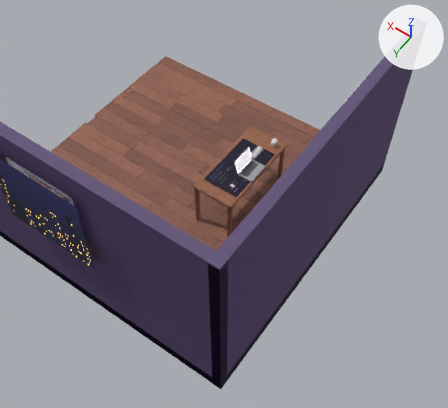
The Blender file assets/blender/room.blend as it was, and as the next commit left it.
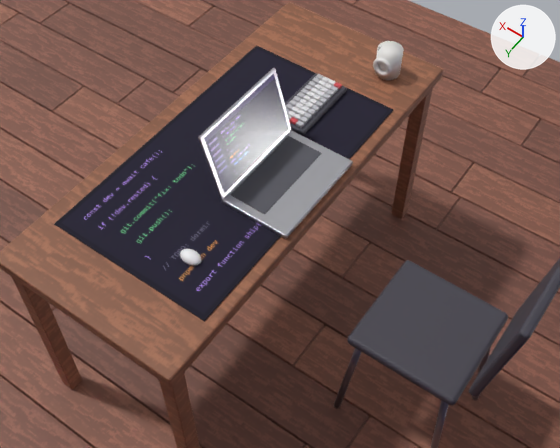
Each version appears first from a 50 mm lens placed at (-5.49, 6.36, 10.01), pointed at (-1.28, 0.47, 0.75), and next in a close-up from a 50 mm lens placed at (-2.56, 1.41, 3.44), pointed at (-1.47, -0.12, 1.04). The axes (+X, +Y, +Z) are drawn at upper right. The lights are the same throughout. The last two pictures show the newer version.

The first close-up shows 'ChairSeat', 'DeskMat', 'DeskTop', 'FloorPlank_03_-2.90', 'FloorPlank_05_+0.20', 'FloorPlank_06_+0.42', 'FloorPlank_06_-2.90', 'FloorPlank_07_-1.47', 'FloorPlank_09_-2.90', 'FloorPlank_10_-2.00', 'FloorPlank_11_-1.84', 'FloorPlank_12_-1.94', 'LaptopBase', 'LaptopKeys', 'LaptopLid', 'LaptopScreen' and 43 more.
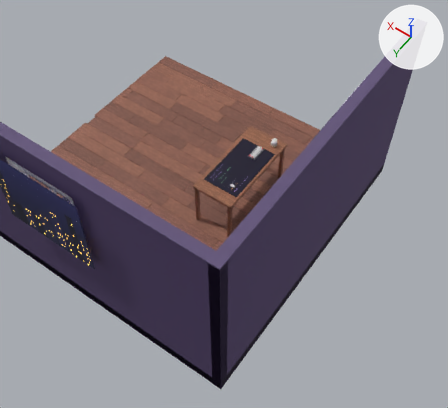
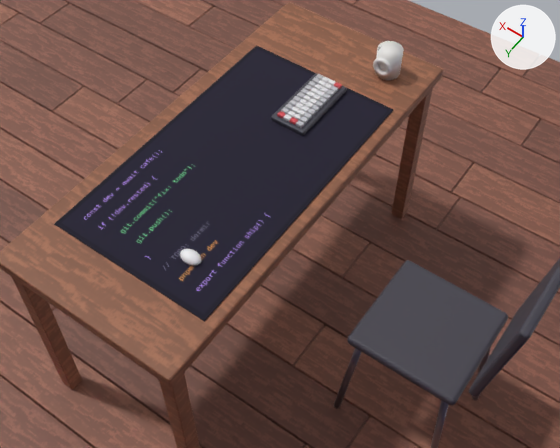
Location of each change, [x1, y1, x2, y2] in pixels of the close-ups (560 x 448 px):
'LaptopScreen', deleted
    before: [204, 74, 289, 193]
'LaptopBase', deleted
    before: [221, 130, 353, 239]
'LaptopKeys', deleted
    before: [231, 136, 322, 214]
'LaptopLid', deleted
    before: [198, 68, 291, 199]

The edits, one by one:
Object 'LaptopBase' (ob_laptopbase) is deleted.
Object 'LaptopKeys' (ob_laptopkeys) is deleted.
Object 'LaptopLid' (ob_laptoplid) is deleted.
Object 'LaptopScreen' (ob_laptopscreen) is deleted.
